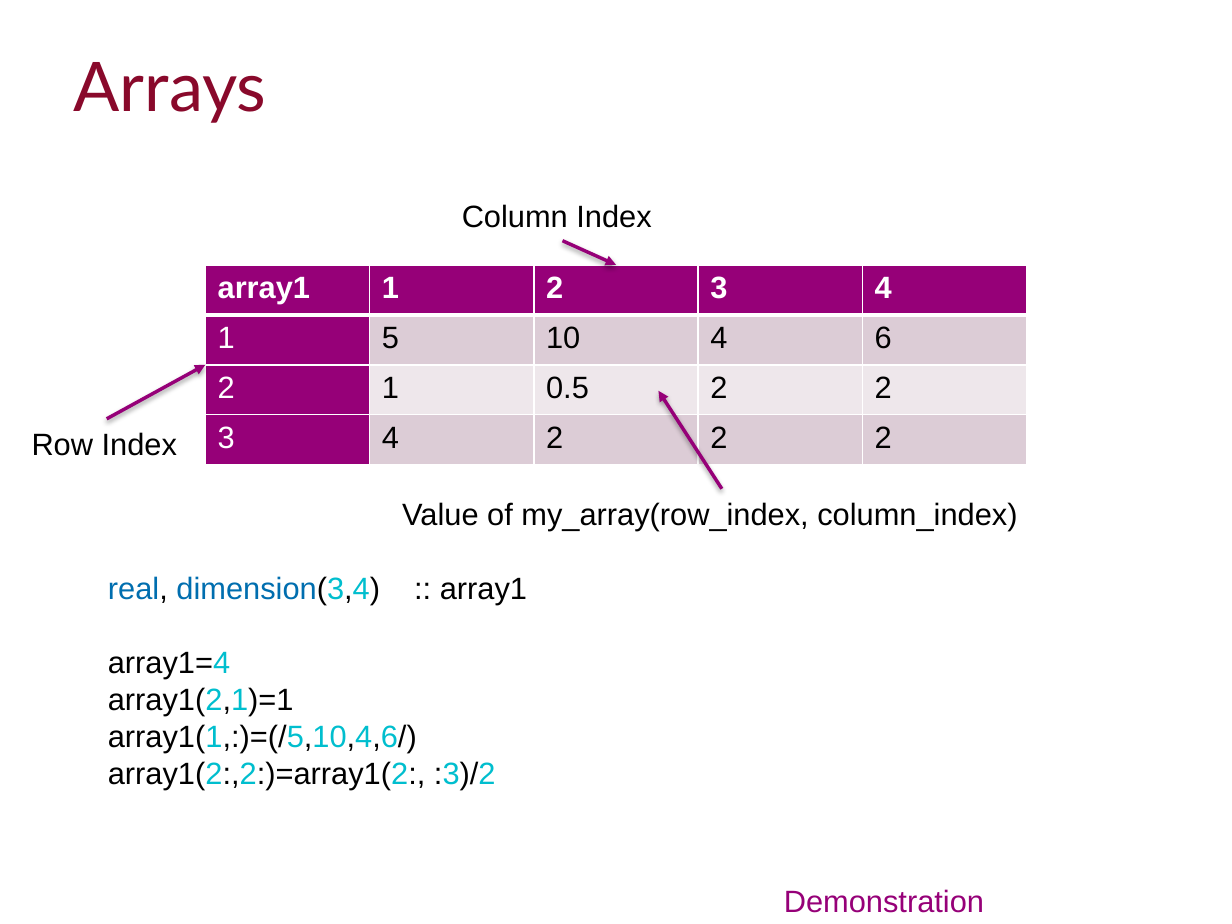
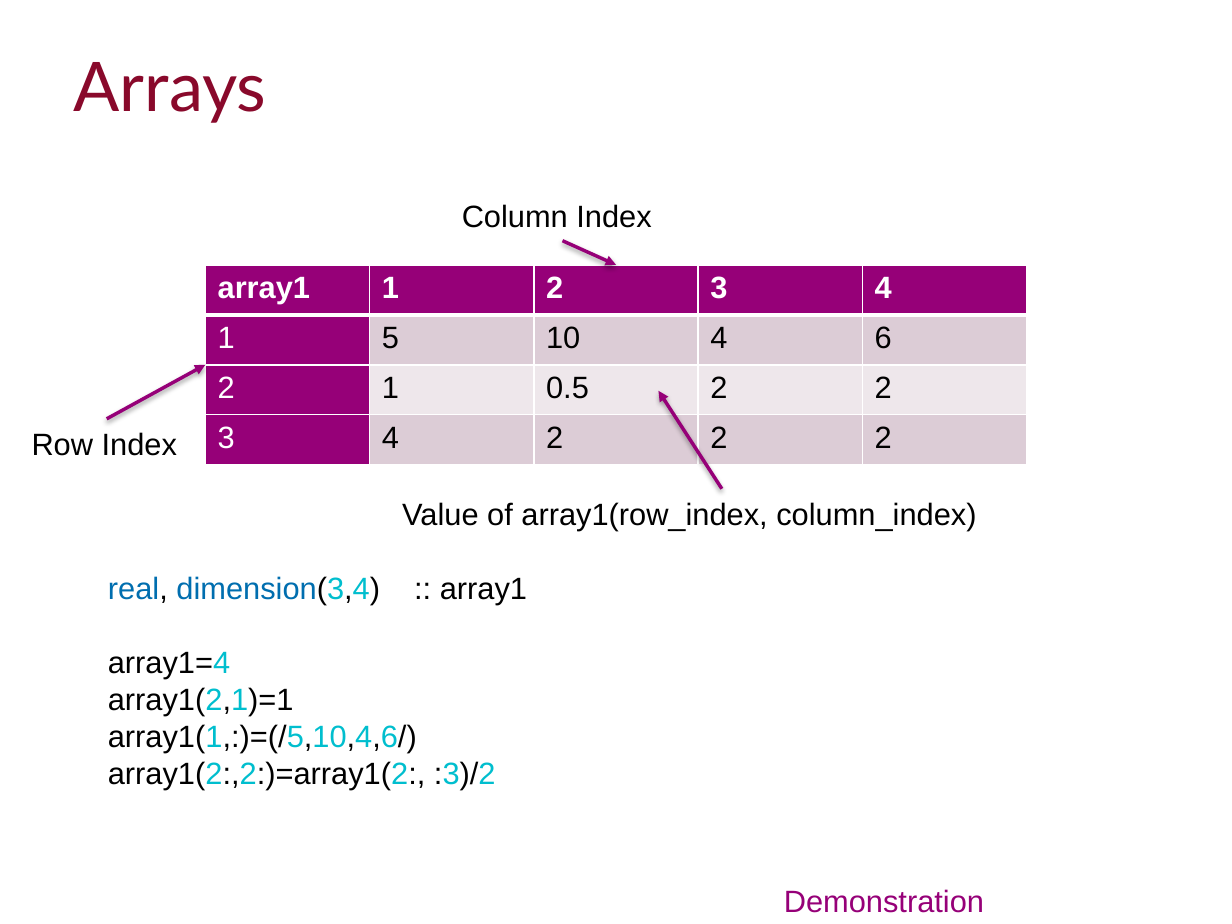
Before and after one commit to ImperialCollegeLondon/RCDS-introduction-to-fortran, a slide deck: slide 25 of Introduction to Fortran Slides.pptx. Drawn at 1232x924 pixels with LibreOffice and Linux fonts; fonts in the diff are those of the drawing; background and template pictures are left out. Boxes give left, top, right and bottom in pixels: in the first picture for what was removed or moved away, otherwise in the second. Text is boxed around its words. In the diff, an @@ line names an element or a change of style, - is before the commit and + after.

```diff
--- a/Introduction to Fortran Slides.pptx
+++ b/Introduction to Fortran Slides.pptx
@@ text at (402,502,976,531): text changed @@
-Value of my_array(row_index, column_index)
+Value of array1(row_index, column_index)
```
